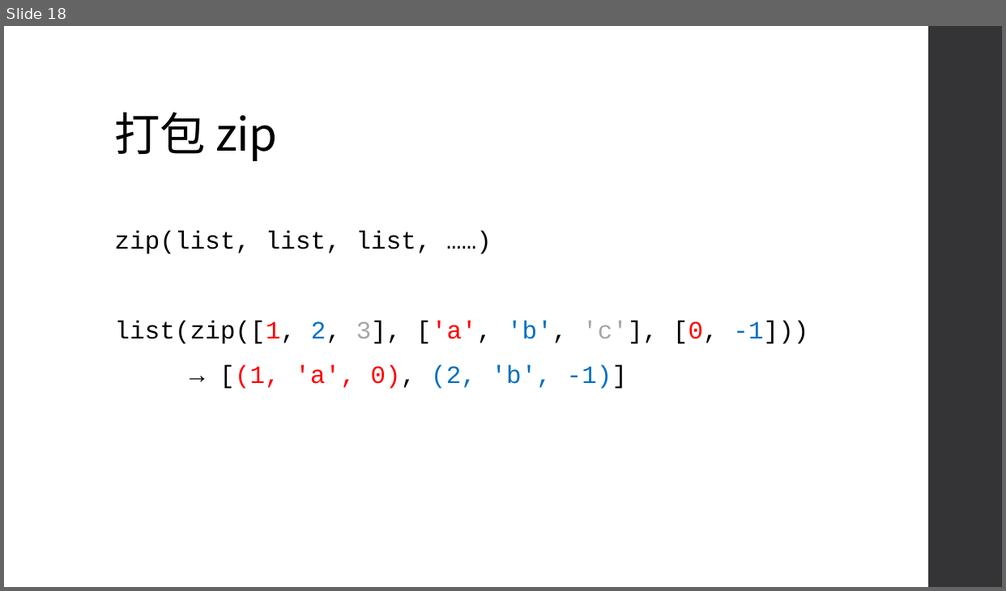
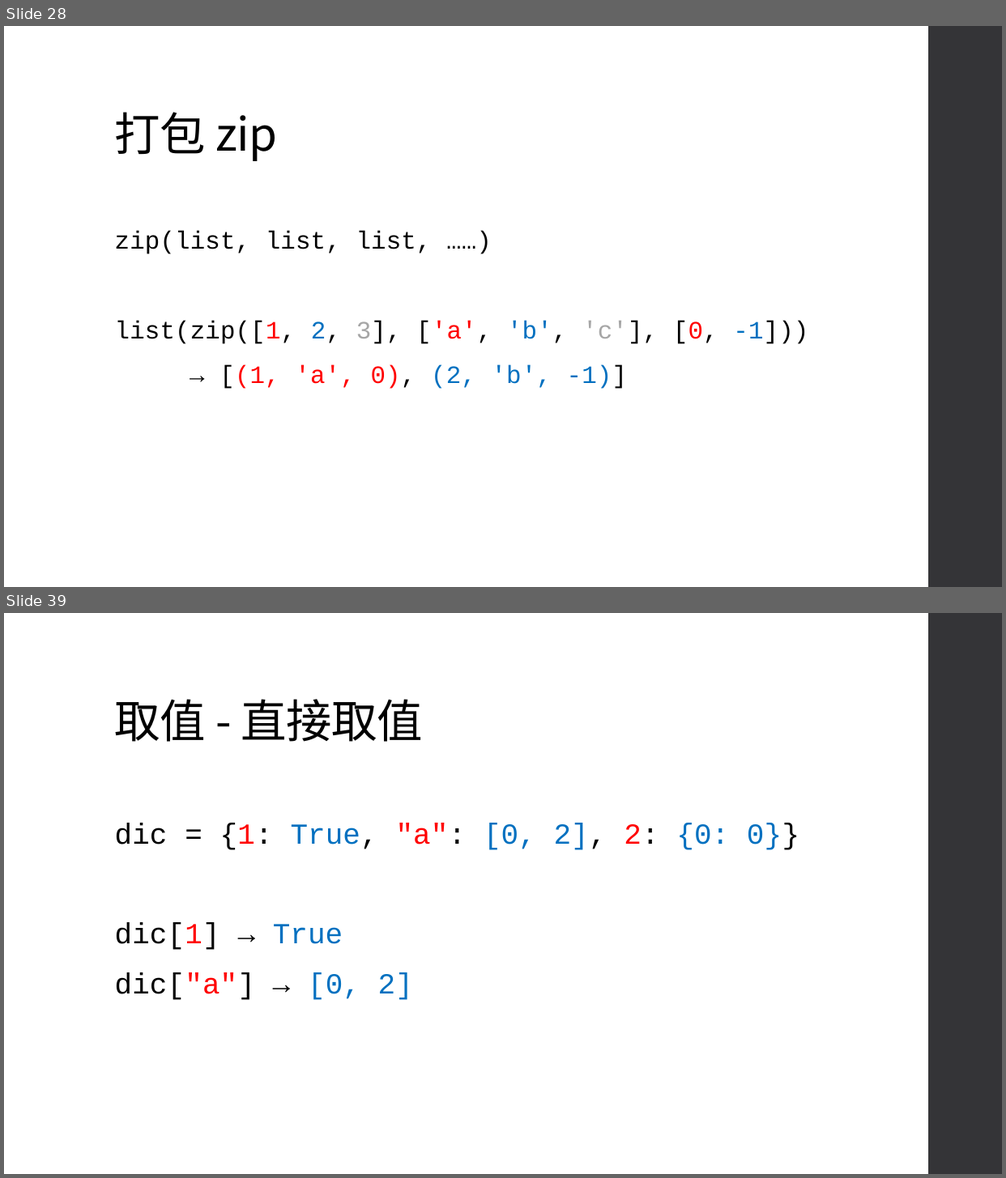
Before and after one commit to an920107/ServiceLearning, a slide deck: Class 5.pptx. Shown one above the other, each under a label of ours: slide 18 before the commit, slides 28 and 39 after it; the slides between them are not shown. The pictures are 1006x591 and 1006x1178 pixels, drawn with LibreOffice and Linux fonts; fonts in the diff are those of the drawing. Boxes give left, top, right and bottom in pixels: in the first picture for what was removed or moved away, otherwise in the second. Text is boxed around its words. In the diff, an @@ line names an element or a change of style, - is before the commit and + after.

```diff
--- a/Class 5.pptx
+++ b/Class 5.pptx
@@ slide 39 added at [4,613,1002,1174], background #FFFFFF; not listed: 1 template element that a slide beside it also shows @@
@@ title added at [115,699,423,742], 44 pt, text #000000 @@
+取值 - 直接取值
@@ text added at [115,824,799,1000], 28 pt, text #000000 @@
+dic = {1: True, "a": [0, 2], 2: {0: 0}}
+dic[1] → True
+dic["a"] → [0, 2]
@@ what was slide 18 is now slide 28 @@
```
Also in this commit, not shown: 1 slide changed, 29 other slides added.
